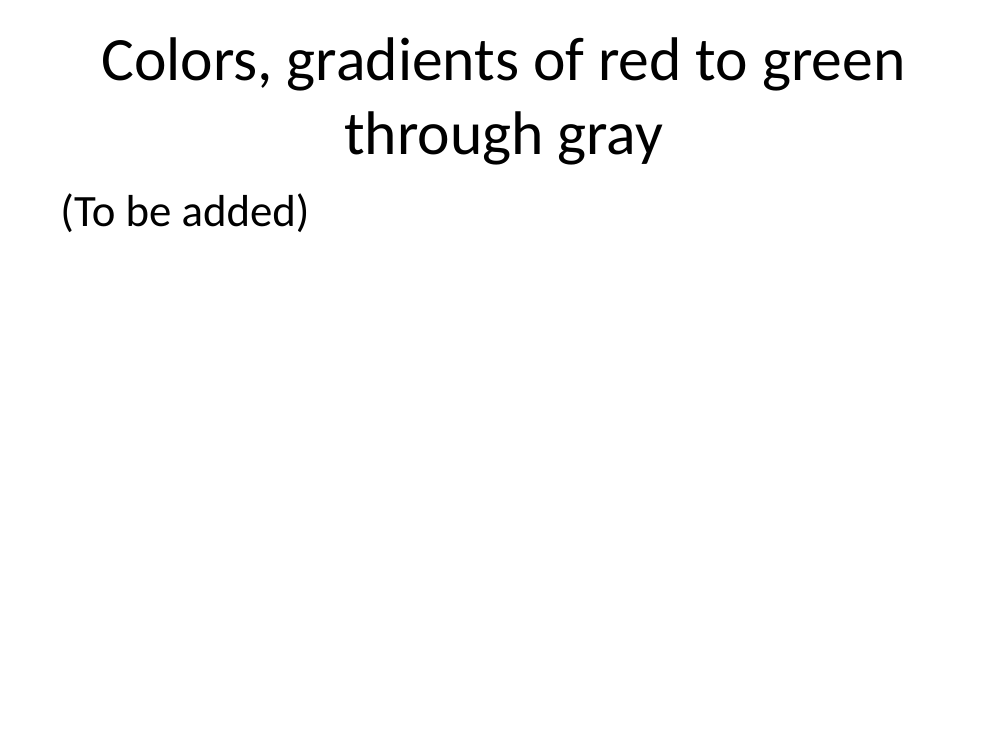
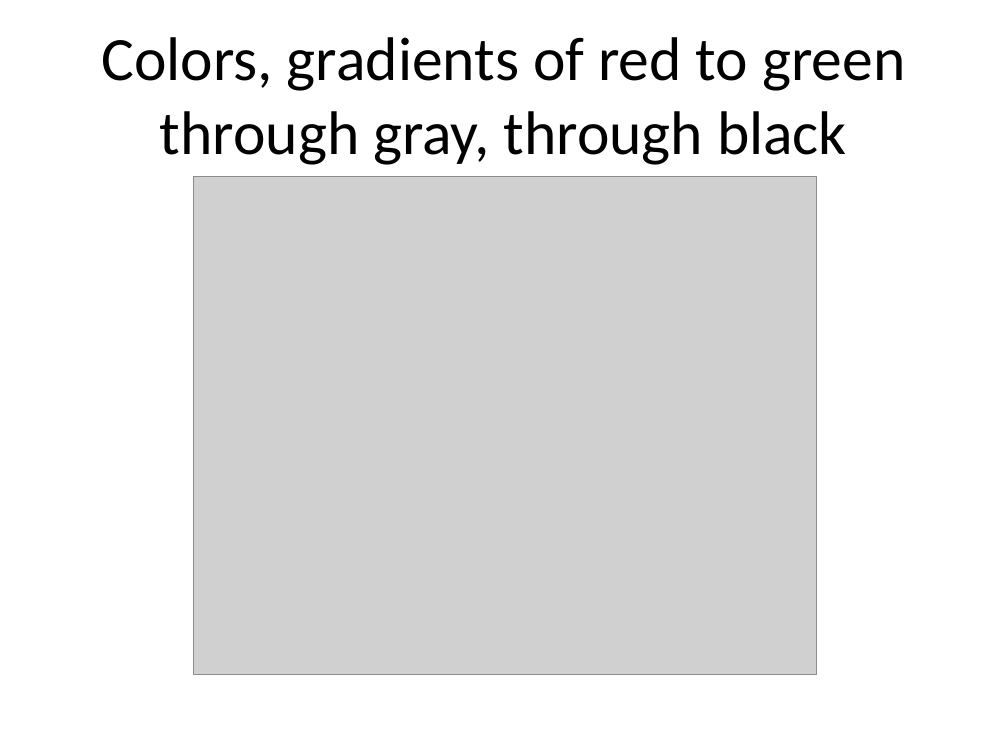
Before and after one commit to pmean/data-visualization, a slide deck: slide 23 of data-viz-02/component/tutorial-colors.pptx. Drawn at 1008x756 pixels with LibreOffice and Linux fonts; fonts in the diff are those of the drawing; grey boxes stand for pictures. Boxes give left, top, right and bottom in pixels: in the first picture for what was removed or moved away, otherwise in the second. Text is boxed around its words. In the diff, an @@ line names an element or a change of style, - is before the commit and + after.

Commit message:
Added hcl to tutorial-color

```diff
--- a/data-viz-02/component/tutorial-colors.pptx
+++ b/data-viz-02/component/tutorial-colors.pptx
@@ title at (x1=101, y1=37, x2=905, y2=165): text changed @@
-Colors, gradients of red to green through gray
+Colors, gradients of red to green through gray, through black
@@ picture added at (x1=194, y1=176, x2=816, y2=674) @@
@@ text removed at (x1=60, y1=193, x2=310, y2=232) @@
-(To be added)
```
Also in this commit, not shown: 6 slides added, 34 other files.
